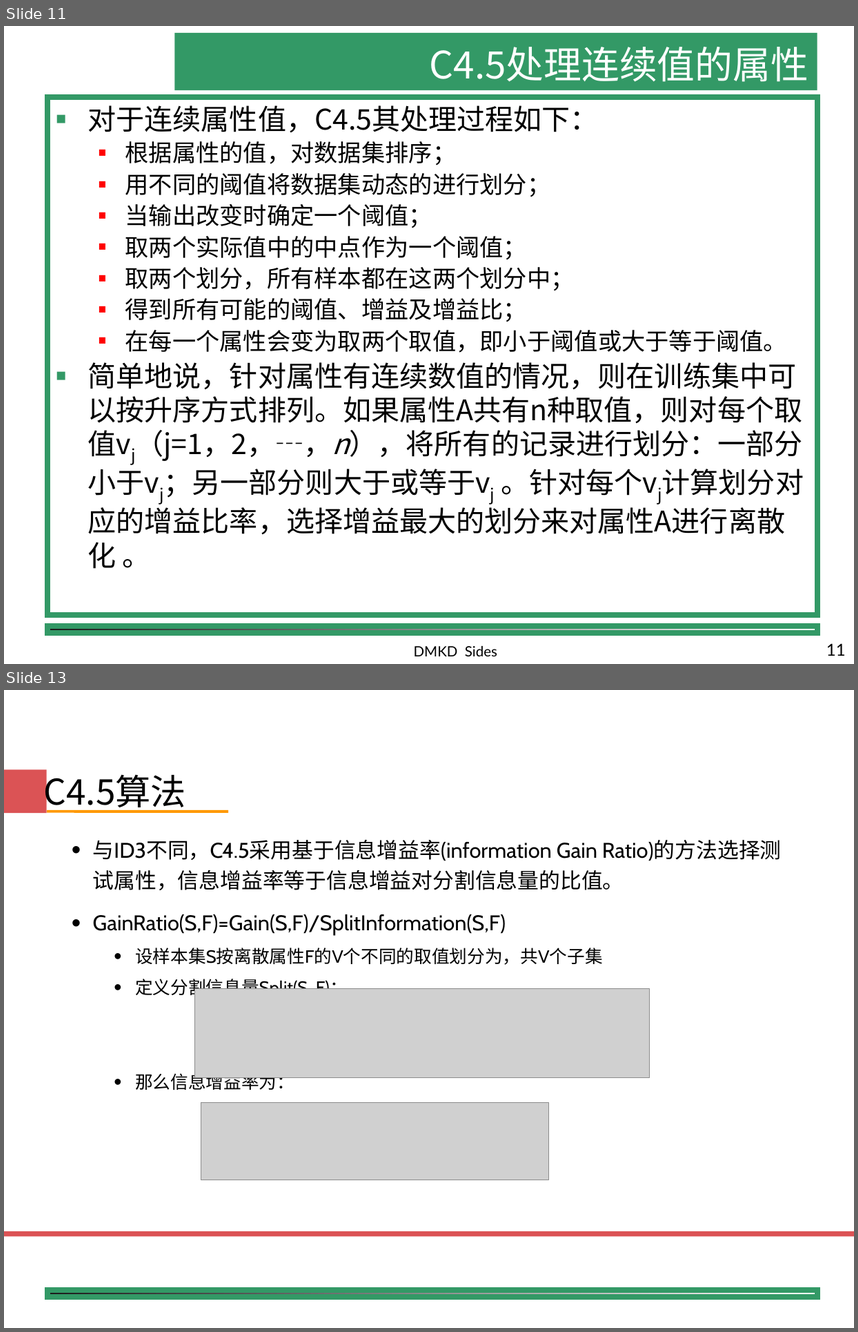
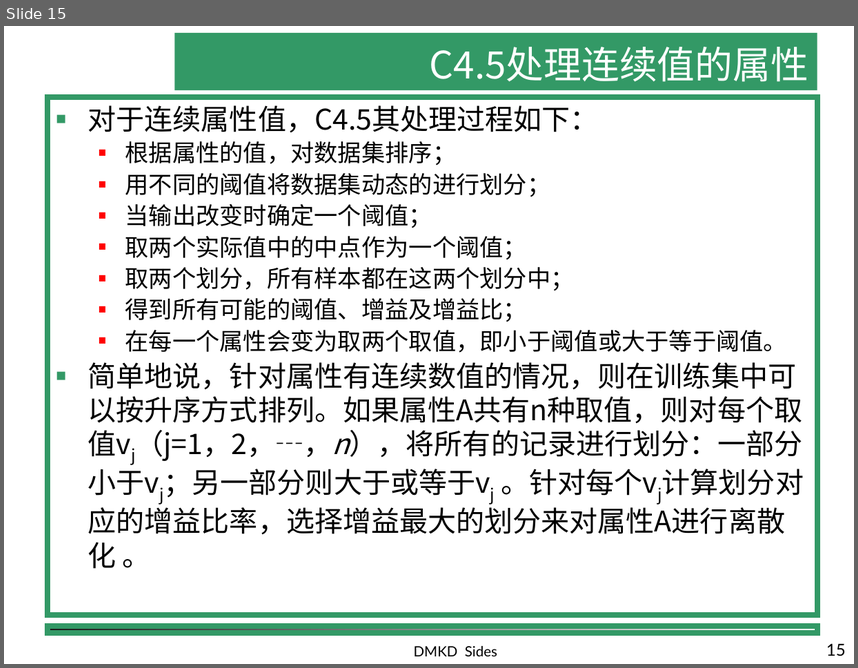
Before and after one commit to shfkuang/shfkuang.github.io, a slide deck: dm/ch4.3.ppt. Shown one above the other, each under a label of ours: slides 11 and 13 before the commit, slide 15 after it; the slides between them are not shown. The pictures are 858x1332 and 858x668 pixels, drawn with LibreOffice and Linux fonts; fonts in the diff are those of the drawing; grey boxes stand for pictures; background and template pictures are left out. Boxes give left, top, right and bottom in pixels: in the first picture for what was removed or moved away, otherwise in the second. Text is boxed around its words. In the diff, an @@ line names an element or a change of style, - is before the commit and + after.

```diff
--- a/dm/ch4.3.ppt
+++ b/dm/ch4.3.ppt
@@ slide 13 removed at box(4, 690, 854, 1328), background #FFFFFF; not listed: 1 template element that a slide beside it also shows @@
@@ rectangle removed at box(4, 770, 47, 814) @@
@@ text removed at box(44, 769, 187, 813) @@
-C4.5算法
@@ line removed from (47, 811) to (228, 811) @@
@@ text removed at box(93, 840, 782, 1090) @@
-• 与ID3不同，C4.5采用基于信息增益率(information Gain Ratio)的方法选择测试属性，信息增益率等于信息增益对分割信息量的比值。
-• GainRatio(S,F)=Gain(S,F)/SplitInformation(S,F)
-  • 设样本集S按离散属性F的V个不同的取值划分为，共V个子集
-  • 定义分割信息量Split(S, F)：
-  • 那么信息增益率为：
@@ picture removed at box(194, 988, 649, 1078) @@
@@ picture removed at box(201, 1103, 549, 1180) @@
@@ rectangle removed at box(4, 1231, 854, 1236) @@
@@ what was slide 11 is now slide 15 @@
@@ page number at box(826, 643, 846, 655): text changed @@
-11
+15
```
Also in this commit, not shown: 9 slides changed, 12 slides added, 7 other slides removed, 1 other file.
